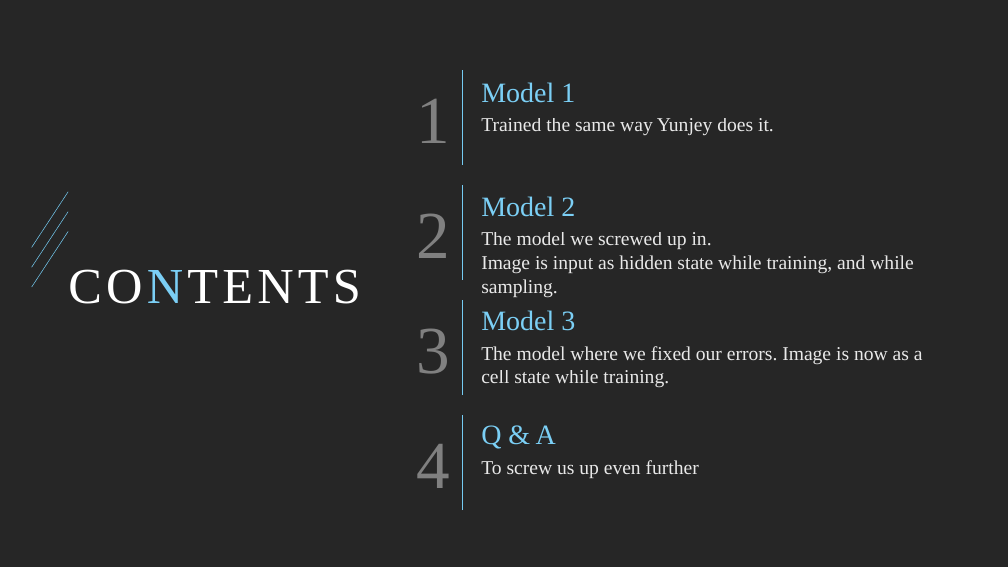
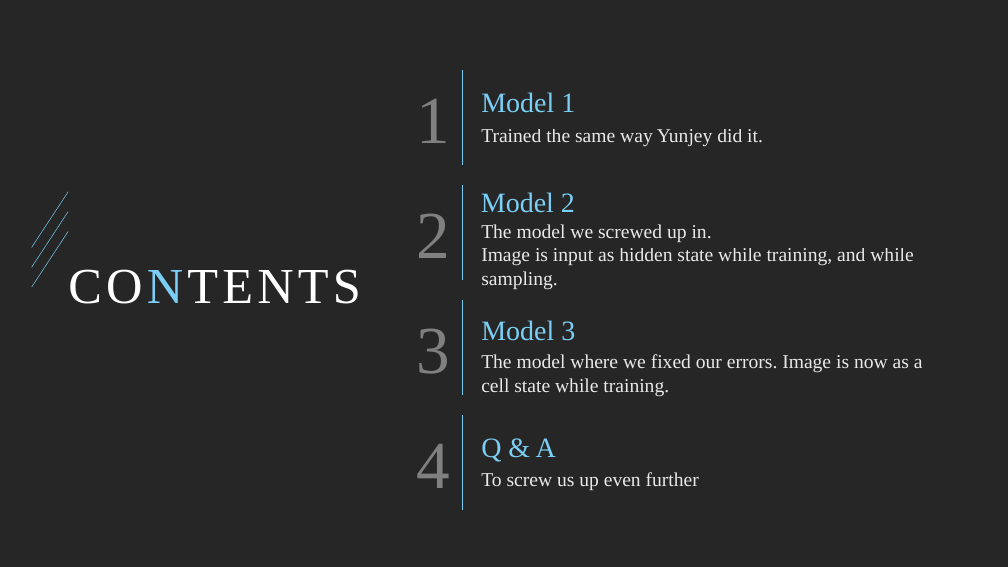
Before and after one commit to Shaun2h/Image-captioning, a slide deck: slide 2 of Deep Deep Deeeeep.pptx. Drawn at 1008x567 pixels with LibreOffice and Linux fonts; fonts in the diff are those of the drawing. Boxes give left, top, right and bottom in pixels: in the first picture for what was removed or moved away, otherwise in the second. Text is boxed around its words. In the diff, an @@ line names an element or a change of style, - is before the commit and + after.

```diff
--- a/Deep Deep Deeeeep.pptx
+++ b/Deep Deep Deeeeep.pptx
@@ text at box(481, 129, 763, 146): text changed @@
-Trained the same way Yunjey does it.
+Trained the same way Yunjey did it.
@@ text "Model 2": place and size @@
-text "Model 2" at box(481, 196, 575, 217)
+text "Model 2" at box(481, 192, 575, 213)
@@ text "The model we screwed up ...": place and size @@
-text "The model we screwed up ..." at box(481, 232, 913, 297)
+text "The model we screwed up ..." at box(481, 224, 913, 289)
@@ text "Q & A": place and size @@
-text "Q & A" at box(481, 425, 556, 449)
+text "Q & A" at box(481, 438, 556, 462)
@@ 4 texts: place and size @@
-4 texts at box(481, 82, 923, 478)
+4 texts at box(481, 92, 923, 490)
```
Also in this commit, not shown: 7 other slides changed, 2 slides added, 9 other files.
